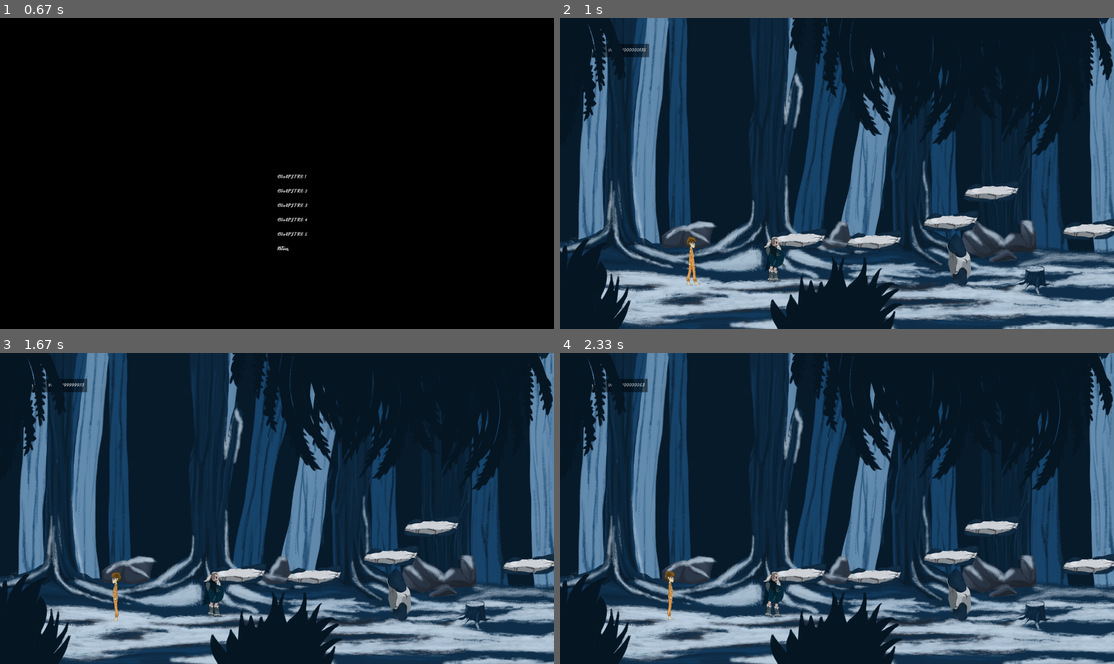
Above: before the commit, frames 1-4 (two rows, left to right).
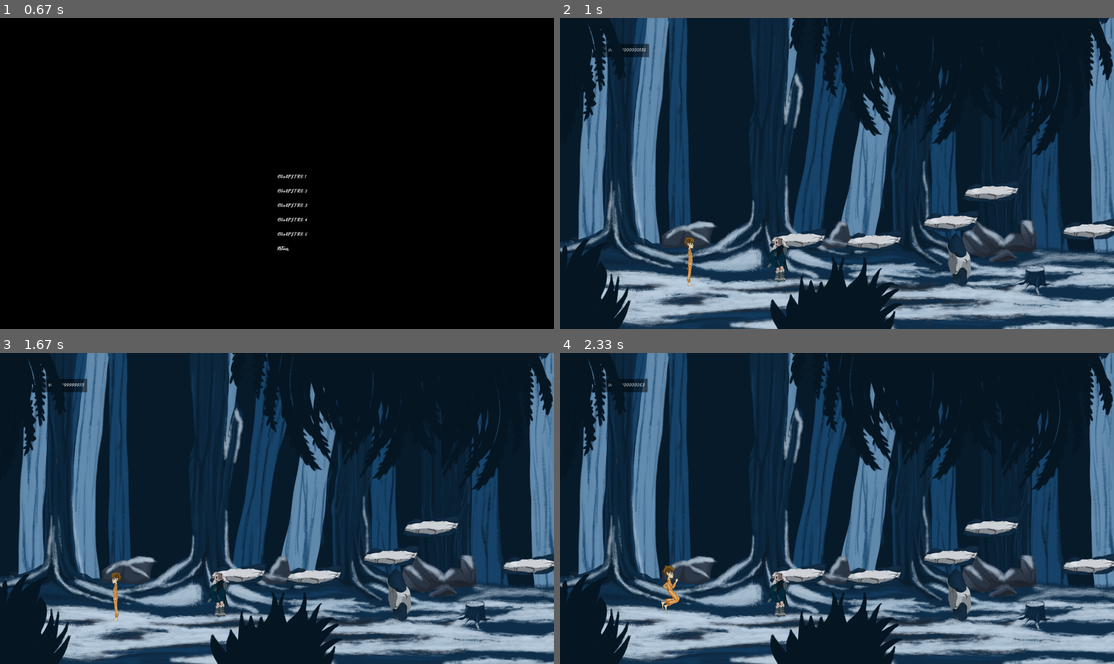
Above: after the commit, the same moments.

Repository: MomoCrash/gc-ministudio
Game: pygame game, started from main.py
The game is run twice, just before and just after one commit, with the same random seed, the same clock (stepped at 60 frames per second) and the same inputs.
Inputs:
- Up to frame 1 (0.67 s): tap Enter at 0.33 s
- Up to frame 2 (1 s): click "CHAPITRE 1" at 0.72 s
- Up to frame 3 (1.67 s): tap D at 1 s; hold Q from 1.33 s (still down)
- Up to frame 4 (2.33 s): release Q at 1.8 s; tap Space at 1.83 s; tap D at 2.17 s

Frame 1 is identical in both runs. In frame 2, 0.5% of the frame differs, in the area x 22-42%, y 70-87%; in frame 3, 0.3%; in frame 4, 0.6%, in the area x 18-42%, y 68-86%.

Commit message:
nouvels anim player + mob

Diff:
--- /dev/null
+++ b/Assets/SpriteSheets/Ennemy/IdleLeft/param.txt
@@ -0,0 +1,2 @@
+w:100
+h:200
--- /dev/null
+++ b/Assets/SpriteSheets/Ennemy/IdleRight/param.txt
@@ -0,0 +1,2 @@
+w:100
+h:200
--- /dev/null
+++ b/Assets/SpriteSheets/Player/IdleLeft/param.txt
@@ -0,0 +1,2 @@
+w:100
+h:200
--- /dev/null
+++ b/Assets/SpriteSheets/Player/IdleRight/param.txt
@@ -0,0 +1,2 @@
+w:100
+h:200
--- /dev/null
+++ b/Assets/SpriteSheets/Player/JumpLeft/param.txt
@@ -0,0 +1,2 @@
+w:100
+h:200
--- /dev/null
+++ b/Assets/SpriteSheets/Player/JumpRight/param.txt
@@ -0,0 +1,2 @@
+w:100
+h:200
--- a/entity.py
+++ b/entity.py
@@ -72,6 +72,7 @@
         self.isAttacking = False
         self.timer_between_attack = Timer(1, self.enableMeleeAttack)
         self.TrueDistance = 0
+        self.FacingRight = True
 
     def FinishAnim(self):
         self.isHit = False
@@ -95,23 +96,47 @@
         self.playerJump( pressedKey, solidElements )
         self.timer_between_attack.update(dt)
 
-
         self.transform.position += self.velocity
 
-        if self.velocity.x < 0:
-            if self.isHit:
+
+        if self.FacingRight == False:
+            if self.velocity.x == 0:
+                if self.isJumping:
+                    self.spriteRenderer.spriteSheetRef = SpriteSheetsRef.PLAYER_JUMP_LEFT
+                elif self.shield:
+                    self.spriteRenderer.spriteSheetRef = SpriteSheetsRef.PLAYER_SHIELD_LEFT
+                elif self.isHit:
+                    self.spriteRenderer.spriteSheetRef = SpriteSheetsRef.PLAYER_GET_HIT_LEFT
+                elif self.isAttacking:
+                    self.spriteRenderer.spriteSheetRef = SpriteSheetsRef.PLAYER_ATTACK_LEFT
+                else:
+                    self.spriteRenderer.spriteSheetRef = SpriteSheetsRef.PLAYER_IDLE_LEFT
+
+            elif self.isJumping:
+                self.spriteRenderer.spriteSheetRef = SpriteSheetsRef.PLAYER_JUMP_LEFT
+            elif self.isHit:
                   self.spriteRenderer.spriteSheetRef = SpriteSheetsRef.PLAYER_GET_HIT_LEFT
-            elif self.shield:
-                self.spriteRenderer.spriteSheetRef = SpriteSheetsRef.PLAYER_SHIELD_LEFT
             elif self.isAttacking:
                 self.spriteRenderer.spriteSheetRef = SpriteSheetsRef.PLAYER_ATTACK_LEFT
             else:
                 self.spriteRenderer.spriteSheetRef = SpriteSheetsRef.PLAYER_WALK_LEFT
         else:
-            if self.isHit:
+            if self.velocity.x == 0:
+                if self.isJumping:
+                    self.spriteRenderer.spriteSheetRef = SpriteSheetsRef.PLAYER_JUMP_RIGHT
+                elif self.shield:
+                    self.spriteRenderer.spriteSheetRef = SpriteSheetsRef.PLAYER_SHIELD_RIGHT
+                elif self.isHit:
+                    self.spriteRenderer.spriteSheetRef = SpriteSheetsRef.PLAYER_GET_HIT_RIGHT
+                elif self.isAttacking:
+                    self.spriteRenderer.spriteSheetRef = SpriteSheetsRef.PLAYER_ATTACK_RIGHT
+                else:
+                    self.spriteRenderer.spriteSheetRef = SpriteSheetsRef.PLAYER_IDLE_RIGHT
+
+            elif self.isJumping:
+                self.spriteRenderer.spriteSheetRef = SpriteSheetsRef.PLAYER_JUMP_RIGHT
+            elif self.isHit:
                 self.spriteRenderer.spriteSheetRef = SpriteSheetsRef.PLAYER_GET_HIT_RIGHT
-            elif self.shield:
-                self.spriteRenderer.spriteSheetRef = SpriteSheetsRef.PLAYER_SHIELD_RIGHT
             elif self.isAttacking:
                 self.spriteRenderer.spriteSheetRef = SpriteSheetsRef.PLAYER_ATTACK_RIGHT
             else:
@@ -157,6 +182,8 @@
 
         if (leftPressed and not rightPressed):
 
+            self.FacingRight = False
+
             if (self.velocity.x == 0):
                 self.velocity.x = -1
 
@@ -166,6 +193,8 @@
                 factor: float = 1.5
 
         elif (rightPressed and not leftPressed):
+
+            self.FacingRight = True
 
             if (self.velocity.x == 0):
                 self.velocity.x = 1
@@ -286,14 +315,17 @@
         self.AttackRange = 15
         self.isAttacking = False
         self.isHit = False
+        self.FacingRight = False
 
     def mobMovement(self, player: Player, dt):
         if self.transform.position.distanceTo( player.transform.position ) < self.maximum_distance:
             if not player.isHit:
                 if player.transform.position.x > self.transform.position.x:
+                    self.FacingRight = True
                     self.velocity.x = +1
                     self.isFacingRight = True
                 if player.transform.position.x < self.transform.position.x:
+                    self.FacingRight = False
                     self.velocity.x = -1
                     self.isFacingRight = False
             else:
@@ -331,8 +363,16 @@
             self.hammer.transform.position.y += self.Vecteur_directeur.y * self.ThrowSpeed * dt
 
     def updateSprite(self):
-        if self.velocity.x < 0:
-            if self.shield:
+        if self.FacingRight == False:
+            if self.velocity.x == 0:
+                if self.shield:
+                    self.spriteRenderer.spriteSheetRef = SpriteSheetsRef.ENNEMY_SHIELD_LEFT
+                elif self.isHit:
+                    self.spriteRenderer.spriteSheetRef = SpriteSheetsRef.ENNEMY_GET_HIT_LEFT
+                else:
+                    self.spriteRenderer.spriteSheetRef = SpriteSheetsRef.ENNEMY_IDLE_LEFT
+
+            elif self.shield:
                 self.spriteRenderer.spriteSheetRef = SpriteSheetsRef.ENNEMY_SHIELD_LEFT
             elif self.isAttacking:
                 self.spriteRenderer.spriteSheetRef = SpriteSheetsRef.ENNEMY_ATTACK_LEFT
@@ -341,7 +381,14 @@
             elif self.shield == False and self.isAttacking == False:
                 self.spriteRenderer.spriteSheetRef = SpriteSheetsRef.ENNEMY_WALK_LEFT
         else:
-            if self.shield:
+            if self.velocity.x == 0:
+                if self.shield:
+                    self.spriteRenderer.spriteSheetRef = SpriteSheetsRef.ENNEMY_SHIELD_RIGHT
+                elif self.isHit:
+                    self.spriteRenderer.spriteSheetRef = SpriteSheetsRef.ENNEMY_GET_HIT_RIGHT
+                else:
+                    self.spriteRenderer.spriteSheetRef = SpriteSheetsRef.ENNEMY_IDLE_RIGHT
+            elif self.shield:
                 self.spriteRenderer.spriteSheetRef = SpriteSheetsRef.ENNEMY_SHIELD_RIGHT
             elif self.isAttacking:
                 self.spriteRenderer.spriteSheetRef = SpriteSheetsRef.ENNEMY_ATTACK_RIGHT
--- a/texture.py
+++ b/texture.py
@@ -45,6 +45,8 @@
     ENNEMY_ATTACK_RIGHT = auto()
     ENNEMY_GET_HIT_LEFT = auto()
     ENNEMY_GET_HIT_RIGHT = auto()
+    ENNEMY_IDLE_LEFT = auto()
+    ENNEMY_IDLE_RIGHT = auto()
     ENNEMY_WALK_LEFT = auto()
     ENNEMY_WALK_RIGHT = auto()
     ENNEMY_SHIELD_LEFT = auto()
@@ -55,6 +57,10 @@
     PLAYER_ATTACK_RIGHT = auto()
     PLAYER_GET_HIT_LEFT = auto()
     PLAYER_GET_HIT_RIGHT = auto()
+    PLAYER_IDLE_LEFT = auto()
+    PLAYER_IDLE_RIGHT = auto()
+    PLAYER_JUMP_LEFT = auto()
+    PLAYER_JUMP_RIGHT = auto()
     PLAYER_WALK_LEFT = auto()
     PLAYER_WALK_RIGHT = auto()
     PLAYER_SHIELD_LEFT = auto()
Binary file added: Assets/SpriteSheets/Ennemy/IdleLeft/idle - Copie.png
Binary file added: Assets/SpriteSheets/Ennemy/IdleLeft/idle.png
Binary file added: Assets/SpriteSheets/Ennemy/IdleRight/idle - Copie.png
Binary file added: Assets/SpriteSheets/Ennemy/IdleRight/idle.png
Binary file added: Assets/SpriteSheets/Player/IdleLeft/idle - Copie.png
Binary file added: Assets/SpriteSheets/Player/IdleLeft/idle.png
Binary file added: Assets/SpriteSheets/Player/IdleRight/idle - Copie.png
Binary file added: Assets/SpriteSheets/Player/IdleRight/idle.png
Binary file added: Assets/SpriteSheets/Player/JumpLeft/saut 1.png
Binary file added: Assets/SpriteSheets/Player/JumpLeft/saut 2.png
Binary file added: Assets/SpriteSheets/Player/JumpLeft/saut 3.png
Binary file added: Assets/SpriteSheets/Player/JumpLeft/saut 4.png
(and 6 more such lines)
